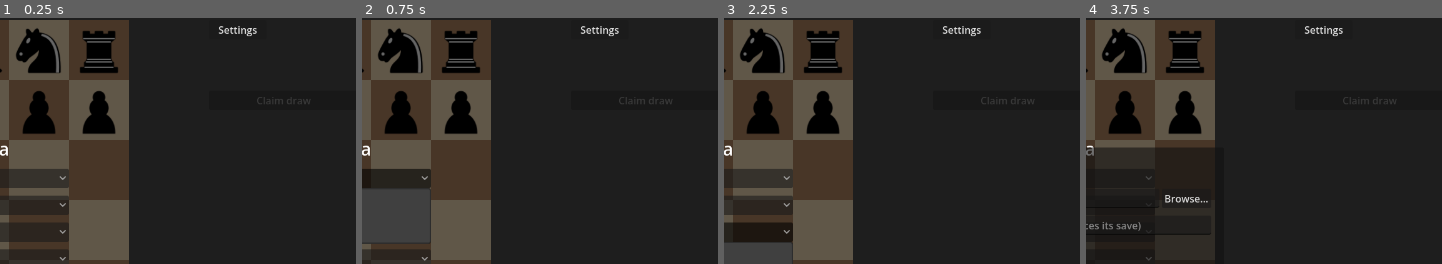
Above: before the commit, frames 1-4 (left to right).
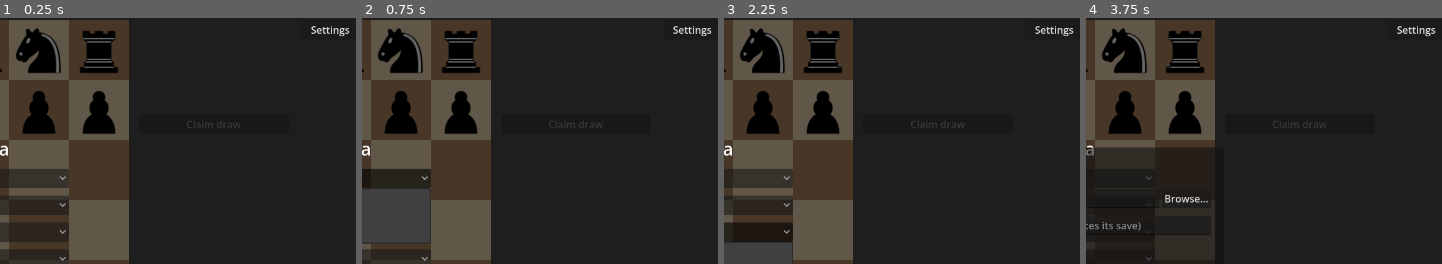
Above: after the commit, the same moments.

Repository: Laginho/P-Chess
Game: Godot game, scene res://ui/main.tscn
The game is run twice, just before and just after one commit, with the same random seed, the same clock (stepped at 60 frames per second) and the same inputs.
Inputs:
- Up to frame 1 (0.25 s): no input
- Up to frame 2 (0.75 s): click "White" at 0.5 s
- Up to frame 3 (2.25 s): click "maia-1500" at 1.25 s; click "1+0" at 2 s
- Up to frame 4 (3.75 s): click "Free" at 2.75 s; click "Import PGN…" at 3.5 s
The pictures show only the part of the screen within x 50-100%, y 1-51%; the shares and areas given below are measured in that part.

The runs differ from the first frame. In frame 1, 0.4% of the frame differs, in the area x 52-99%, y 3-45%; in frame 2, 0.4%; in frame 3, 0.4%; in frame 4, 0.4%.

Commit message:
feat: board drawing toggles, square board and catalog preload
- Drawing the same arrow or circle again erases it; a right click that
  cancels a premove, drag or selection draws nothing.
- The board stays square with the side panel beside it.
- The opening catalog starts loading at launch, with a loading overlay
  on the board instead of the result label.

Co-Authored-By: Claude Opus 5.5 <noreply@anthropic.com>

Diff:
--- a/tests/test_book.gd
+++ b/tests/test_book.gd
@@ -303,13 +303,16 @@
 		requests.append(moves.duplicate())
 
 
-func _session(folder: String, book):
+# start_worker replaces the picker's thread start before Main's _ready begins the catalog load.
+func _session(folder: String, book, start_worker := Callable()):
 	DirAccess.make_dir_recursive_absolute(folder)
 	var main = MainScene.instantiate()
 	main.history = History.new(folder)
 	main.preferences = Settings.new(folder.path_join("settings.cfg"))
 	book.selection_dir = folder.path_join("openings")
 	main.get_node("Setup").book = book
+	if start_worker.is_valid():
+		main.get_node("Setup/OpeningPicker").start_catalog_worker = start_worker
 	main.uci.free()
 	main.uci = HeldEngine.new()
 	main.maia = MaiaPlayer.new(main.uci)
@@ -460,7 +463,7 @@
 	assert_eq(main.clock, null, "no clock during loading")
 	assert_eq(main.uci.requests.size(), 0, "no engine request during loading")
 	assert_eq(main.board_view.mouse_filter, Control.MOUSE_FILTER_IGNORE, "the waiting board cannot play before a clock exists")
-	assert_true(main.result_label.text.contains("Loading"), "visible loading status")
+	assert_true(main.starting.visible, "visible loading status")
 	assert_true(not picker.visible, "starting a game doesn't open the picker")
 	var ready := []
 	_watch_catalog(picker, ready)
@@ -531,14 +534,7 @@
 func test_loader_startup_failure_reports_an_error_without_a_game_and_allows_retry():
 	var folder := _folder()
 	var book = Book.new()
-	var main = _session(folder, book)
-	var picker = main.setup.get_node("OpeningPicker")
-	assert_true("start_catalog_worker" in picker, "thread-start system boundary can report failure")
-	if not "start_catalog_worker" in picker:
-		main.free()
-		_clean(folder)
-		return
-	picker.start_catalog_worker = func(_worker, _load): return ERR_CANT_CREATE
+	var main = _session(folder, book, func(_worker, _load): return ERR_CANT_CREATE)
 	var settings := SETTINGS.duplicate()
 	settings.opening = "Free"
 	settings.colour = "b"
--- a/tests/test_input_modes.gd
+++ b/tests/test_input_modes.gd
@@ -240,6 +240,29 @@
 	board.free()
 
 
+func test_drawing_the_same_arrow_or_circle_again_erases_it():
+	var board = _board()
+	for i in 2:
+		_mouse(board, true, "e2", MOUSE_BUTTON_RIGHT)
+		_mouse(board, false, "e4", MOUSE_BUTTON_RIGHT)
+		_mouse(board, true, "d5", MOUSE_BUTTON_RIGHT)
+		_mouse(board, false, "d5", MOUSE_BUTTON_RIGHT)
+	assert_eq(board.drawings, [])
+	board.free()
+
+
+func test_right_press_drops_a_held_piece_back():
+	var board = _board()
+	_mouse(board, true, "e2")
+	_mouse(board, true, "e4", MOUSE_BUTTON_RIGHT)
+	assert_eq(board._drag_from, "", "the drag ends on the right press")
+	_mouse(board, false, "e4")
+	_mouse(board, false, "e4", MOUSE_BUTTON_RIGHT)
+	assert_eq(board.game.moves, PackedStringArray(), "the left release plays nothing")
+	assert_eq(board.drawings, [], "the cancelling click draws nothing")
+	board.free()
+
+
 func test_left_press_clears_all_drawings_and_cancels_an_unfinished_one():
 	var board = _board()
 	board.click_click = true
@@ -268,6 +291,7 @@
 	var history_folder := "user://test_input_modes_history_%d" % Time.get_ticks_usec()
 	var isolated_history = History.new(history_folder)
 	var main = MainScene.instantiate()
+	main.get_node("Setup").book.load_tsv("eco\tname\tpgn\nA00\tFixture\t1. h3\n")
 	main.history = isolated_history
 	main.tree_exiting.connect(func(): HistoryStorage.clean(history_folder))
 	main.uci.free()
--- a/tests/test_premove.gd
+++ b/tests/test_premove.gd
@@ -113,7 +113,10 @@
 	_mouse(board, true, "e4", MOUSE_BUTTON_RIGHT)
 	assert_eq(board.premoves.moves, PackedStringArray(), "cancel on press")
 	_mouse(board, false, "e5", MOUSE_BUTTON_RIGHT)
-	assert_eq(board.drawings, [PackedStringArray(["e4", "e5"])])
+	assert_eq(board.drawings, [], "the cancelling click draws nothing")
+	_mouse(board, true, "e4", MOUSE_BUTTON_RIGHT)
+	_mouse(board, false, "e5", MOUSE_BUTTON_RIGHT)
+	assert_eq(board.drawings, [PackedStringArray(["e4", "e5"])], "the next right drag draws")
 	_mouse(board, true, "c3", MOUSE_BUTTON_RIGHT)
 	_mouse(board, false, "c3", MOUSE_BUTTON_RIGHT)
 	assert_eq(board.drawings.size(), 2, "right click can still draw a circle")
--- a/ui/board_view.gd
+++ b/ui/board_view.gd
@@ -201,7 +201,8 @@
 		_draw_piece(_held_piece, _drag_pos - cell / 2, cell)
 	for drawing in drawings:
 		_draw_annotation(drawing[0], drawing[1], cell.x)
-	if _drawing_from and _drawing_to:
+	# Redrawing an existing one erases it on release, so don't stack a copy on it meanwhile.
+	if _drawing_from and _drawing_to and not PackedStringArray([_drawing_from, _drawing_to]) in drawings:
 		_draw_annotation(_drawing_from, _drawing_to, cell.x)
 
 
@@ -250,13 +251,23 @@
 	if event is InputEventMouseButton and event.button_index == MOUSE_BUTTON_RIGHT:
 		var square := square_at(event.position - _corner(), _side(), flipped)
 		if event.pressed:
+			# A right click that cancels a queue, a drag or a premove selection draws nothing.
+			var interrupts: bool = not premoves.moves.is_empty() or (_drag_from and not _snapping) \
+					or (_selected and _is_premove_input())
 			if not premoves.moves.is_empty() or _is_premove_input():
 				cancel_premoves()
-			_drawing_from = square
-			_drawing_to = square
+			elif _drag_from:
+				_cancel_interaction()
+			_drawing_from = "" if interrupts else square
+			_drawing_to = _drawing_from
 		else:
 			if _drawing_from and square:
-				drawings.append(PackedStringArray([_drawing_from, square]))
+				# Drawing the same arrow or circle again erases it.
+				var drawing := PackedStringArray([_drawing_from, square])
+				if drawing in drawings:
+					drawings.erase(drawing)
+				else:
+					drawings.append(drawing)
 			_drawing_from = ""
 			_drawing_to = ""
 		queue_redraw()
--- a/ui/clock.tscn
+++ b/ui/clock.tscn
@@ -3,6 +3,5 @@
 [ext_resource type="Script" path="res://ui/clock.gd" id="1"]
 
 [node name="Clock" type="Label"]
-theme_override_font_sizes/font_size = 36
-horizontal_alignment = 2
+theme_override_font_sizes/font_size = 64
 script = ExtResource("1")
--- a/ui/main.gd
+++ b/ui/main.gd
@@ -81,6 +81,7 @@
 @onready var setup = $Setup
 @onready var resign_hint: Label = $Layout/Side/ResignHint
 @onready var claim_draw: Button = $Layout/Side/ClaimDraw
+@onready var starting: Control = $Layout/BoardView/Starting
 
 
 # The same settings with the colours swapped.
@@ -119,6 +120,10 @@
 		board_view.game.claim_draw()
 		_show_result())
 	setup.started.connect(_start)
+	# The catalog takes seconds to parse: start it now so the first game does not wait for it.
+	setup.get_node("OpeningPicker").ensure_catalog()
+	$Layout.resized.connect(_fit_board)
+	_fit_board()
 	settings_screen.store = preferences
 	add_child(settings_screen)
 	add_child(review)
@@ -174,7 +179,7 @@
 	setup.get_node("RepertoireImport").hide()
 	review.hide()
 	board_view.mouse_filter = MOUSE_FILTER_IGNORE
-	result_label.text = "Loading opening catalog…"
+	starting.show()
 	var error := ""
 	var practice_book = setup.book
 	var review_repertoire: Array = []
@@ -199,6 +204,7 @@
 	if error.is_empty() and new_settings.opening == "Catalog":
 		error = setup.book.load_selection(new_settings.get("selection", ""))
 	_starting = false
+	starting.hide()
 	if not uci.error.is_empty():
 		return
 	if not error.is_empty():
@@ -296,6 +302,12 @@
 			board_view.game.auto_claim = value
 
 
+# The board stays square and the side panel sits right next to it.
+func _fit_board() -> void:
+	board_view.custom_minimum_size.x = maxf(0, minf($Layout.size.y,
+			$Layout.size.x - $Layout/Side.get_combined_minimum_size().x - 16))
+
+
 func _set_flipped(flipped: bool) -> void:
 	board_view.flipped = flipped
 	# Each side's clock and material sit on that side's edge of the board, the clock outermost.
--- a/ui/main.tscn
+++ b/ui/main.tscn
@@ -27,9 +27,28 @@
 grow_horizontal = 2
 grow_vertical = 2
 theme_override_constants/separation = 16
+alignment = 1
 
 [node name="BoardView" parent="Layout" instance=ExtResource("2")]
 layout_mode = 2
+size_flags_horizontal = 1
+
+[node name="Starting" type="PanelContainer" parent="Layout/BoardView"]
+visible = false
+layout_mode = 1
+anchors_preset = 8
+anchor_left = 0.5
+anchor_top = 0.5
+anchor_right = 0.5
+anchor_bottom = 0.5
+grow_horizontal = 2
+grow_vertical = 2
+
+[node name="Label" type="Label" parent="Layout/BoardView/Starting"]
+layout_mode = 2
+theme_override_font_sizes/font_size = 24
+text = "Getting the game ready…"
+horizontal_alignment = 1
 
 [node name="Side" type="VBoxContainer" parent="Layout"]
 custom_minimum_size = Vector2(240, 0)
--- a/ui/settings.gd
+++ b/ui/settings.gd
@@ -2,8 +2,8 @@
 
 # The settings screen (§10): one row per setting of `store` (core/settings.gd), set before this
 # enters the tree. Each edit goes straight to the store, which saves it and announces it.
-# shortcut: the Open button sits left of the top clock by assuming main.tscn's 16 px margin and
-# 240 px side panel; move it into the side panel when main.tscn is next in a ticket.
+# shortcut: the Open button sits in the window's top-right corner, clear of the top clock because
+# the side panel is 240 px wide and the clock text narrower; move it into the panel if they collide.
 
 const Settings = preload("res://core/settings.gd")
 const ThemeLoader = preload("res://ui/theme_loader.gd")
--- a/ui/settings.tscn
+++ b/ui/settings.tscn
@@ -17,9 +17,9 @@
 anchors_preset = 1
 anchor_left = 1.0
 anchor_right = 1.0
-offset_left = -256.0
+offset_left = -108.0
 offset_top = 16.0
-offset_right = -164.0
+offset_right = -16.0
 offset_bottom = 47.0
 grow_horizontal = 0
 focus_mode = 0
